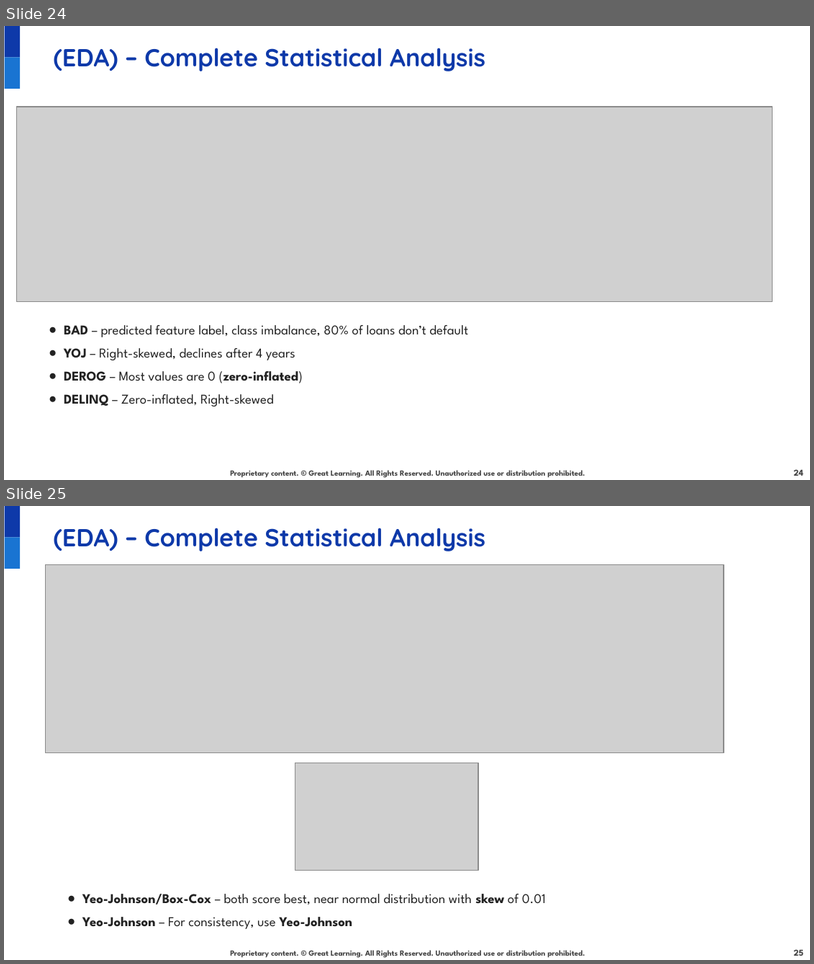
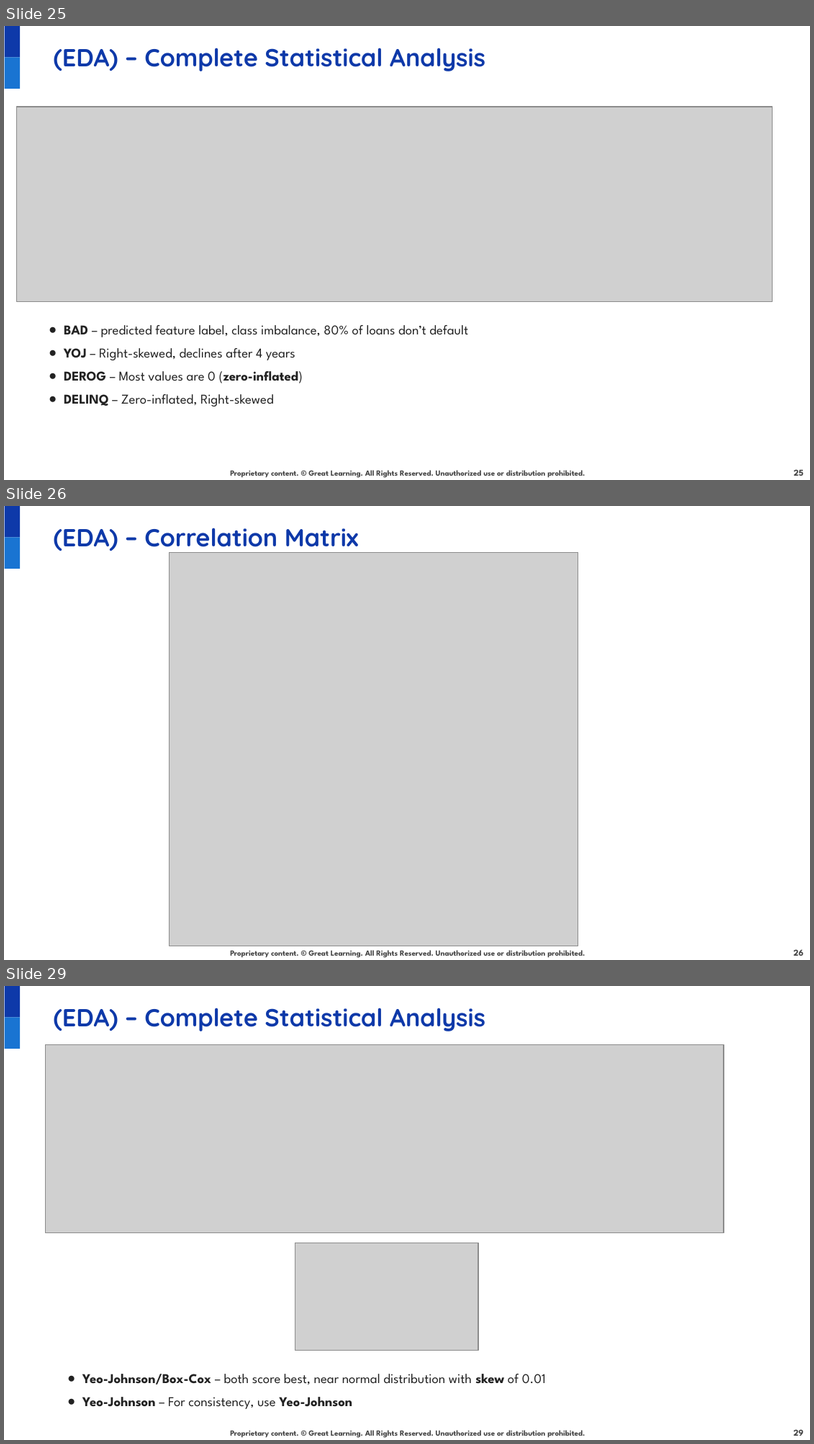
Before and after one commit to juanbucz/GreatLearning-TermProjects, a slide deck: Neural Networks - Loan Default/Loan Default Prediction Presentation - Business Interpretation - John Buczkowski.pptx. Shown one above the other, each under a label of ours: slides 24 and 25 before the commit, slides 25, 26 and 29 after it; the slides between them are not shown. The pictures are 814x964 and 814x1444 pixels, drawn with LibreOffice and Linux fonts; fonts in the diff are those of the drawing; grey boxes stand for pictures; background and template pictures are left out. Boxes give left, top, right and bottom in pixels: in the first picture for what was removed or moved away, otherwise in the second. Text is boxed around its words. In the diff, an @@ line names an element or a change of style, - is before the commit and + after.

Commit message:
GL NN Loan Default Prediction Presentation - Added correlation matrix and table.

```diff
--- a/Neural Networks - Loan Default/Loan Default Prediction Presentation - Business Interpretation - John Buczkowski.pptx
+++ b/Neural Networks - Loan Default/Loan Default Prediction Presentation - Business Interpretation - John Buczkowski.pptx
@@ slide 26 added at box(4, 506, 810, 960), background #FFFFFF; not listed: 3 template elements that a slide beside it also shows @@
@@ text added at box(54, 528, 359, 554), 22 pt, text #0E39A9, bold @@
+(EDA) – Correlation Matrix
@@ picture added at box(170, 552, 578, 945) @@
@@ page number added at box(794, 949, 804, 955), 8 pt, text #434343, bold @@
+26
@@ what was slide 24 is now slide 25 @@
@@ page number at box(794, 469, 804, 475): text changed @@
-24
+25
@@ what was slide 25 is now slide 29 @@
@@ page number at box(794, 1429, 804, 1435): text changed @@
-25
+29
```
Also in this commit, not shown: 1 slide changed, 5 other slides added.
